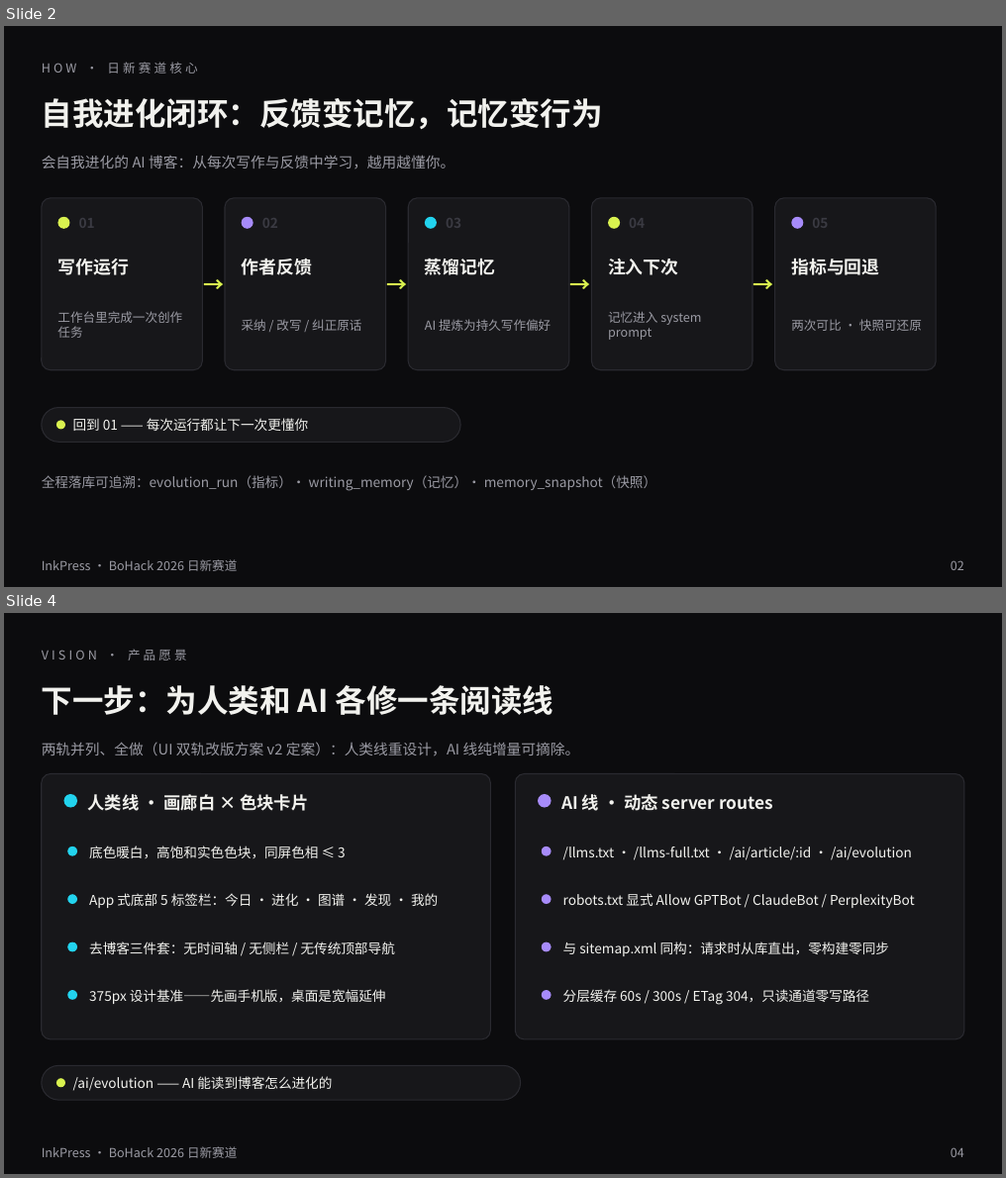
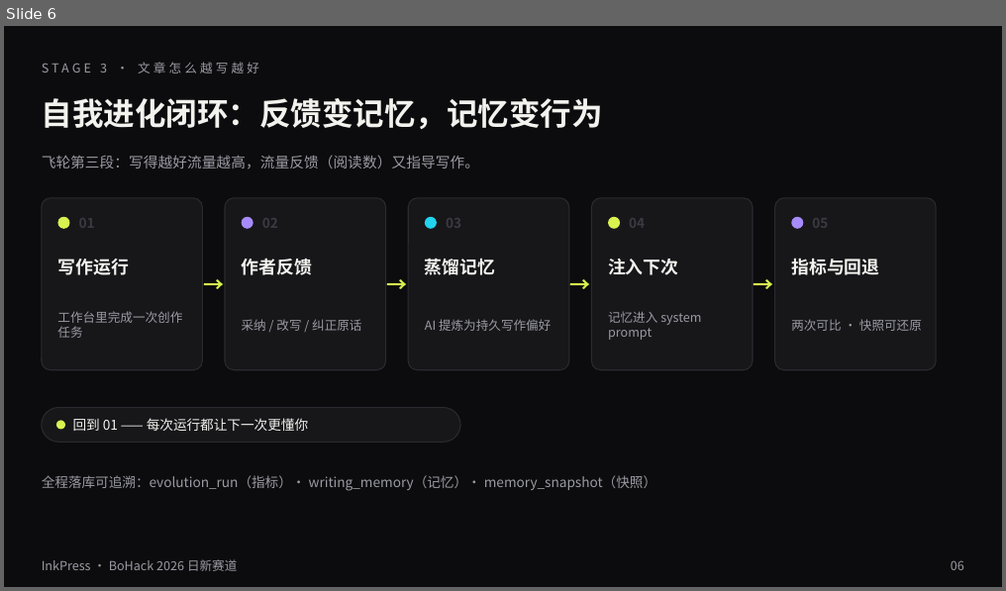
Before and after one commit to lggyx/inkpress2agent, a slide deck: docs/InkPress-BoHack2026-路演.pptx. Shown one above the other, each under a label of ours: slides 2 and 4 before the commit, slide 6 after it; the slides between them are not shown. The pictures are 1006x1178 and 1006x591 pixels, drawn with LibreOffice and Linux fonts; fonts in the diff are those of the drawing. Boxes give left, top, right and bottom in pixels: in the first picture for what was removed or moved away, otherwise in the second. Text is boxed around its words. In the diff, an @@ line names an element or a change of style, - is before the commit and + after.

Commit message:
docs(pitch): 叙事重构——内容飞轮三段闭环（Agent 生产×GEO/SEO 推流×进化）替代 UI 双轨主线，双轨/移动端降级为 roadmap 页，12 页

```diff
--- a/docs/InkPress-BoHack2026-路演.pptx
+++ b/docs/InkPress-BoHack2026-路演.pptx
@@ slide 4 removed at box(4, 613, 1002, 1174), background #0C0C0E @@
@@ text removed at box(42, 650, 187, 661) @@
-VISION · 产品愿景
@@ text removed at box(42, 685, 553, 715) @@
-下一步：为人类和 AI 各修一条阅读线
@@ text removed at box(42, 742, 580, 757) @@
-两轨并列、全做（UI 双轨改版方案 v2 定案）：人类线重设计，AI 线纯增量可摘除。
@@ rounded rectangle removed at box(42, 774, 491, 1040) @@
@@ rounded rectangle removed at box(515, 774, 964, 1040) @@
@@ ellipse removed at box(63, 794, 77, 808) @@
@@ text removed at box(88, 794, 308, 811) @@
-人类线 · 画廊白 × 色块卡片
@@ ellipse removed at box(538, 794, 551, 808) @@
@@ text removed at box(561, 794, 773, 811) @@
-AI 线 · 动态 server routes
@@ ellipse removed at box(67, 847, 77, 857) @@
@@ text removed at box(89, 846, 346, 859) @@
-底色暖白，高饱和实色色块，同屏色相 ≤ 3
@@ ellipse removed at box(542, 847, 551, 857) @@
@@ text removed at box(563, 847, 912, 861) @@
-/llms.txt · /llms-full.txt · /ai/article/:id · /ai/evolution
@@ ellipse removed at box(67, 894, 77, 904) @@
@@ text removed at box(89, 893, 438, 908) @@
-App 式底部 5 标签栏：今日 · 进化 · 图谱 · 发现 · 我的
@@ ellipse removed at box(542, 894, 551, 904) @@
@@ text removed at box(563, 893, 915, 908) @@
-robots.txt 显式 Allow GPTBot / ClaudeBot / PerplexityBot
@@ ellipse removed at box(67, 943, 77, 953) @@
@@ text removed at box(89, 942, 395, 955) @@
-去博客三件套：无时间轴 / 无侧栏 / 无传统顶部导航
@@ ellipse removed at box(542, 943, 551, 953) @@
@@ text removed at box(563, 942, 889, 957) @@
-与 sitemap.xml 同构：请求时从库直出，零构建零同步
@@ ellipse removed at box(67, 990, 77, 1000) @@
@@ text removed at box(89, 989, 386, 1004) @@
-375px 设计基准——先画手机版，桌面是宽幅延伸
@@ ellipse removed at box(542, 990, 551, 1000) @@
@@ text removed at box(563, 989, 869, 1005) @@
-分层缓存 60s / 300s / ETag 304，只读通道零写路径
@@ rounded rectangle removed at box(42, 1065, 521, 1100) @@
@@ ellipse removed at box(56, 1078, 65, 1087) @@
@@ text removed at box(73, 1076, 332, 1091) @@
-/ai/evolution —— AI 能读到博客怎么进化的
@@ text removed at box(42, 1147, 237, 1158) @@
-InkPress · BoHack 2026 日新赛道
@@ text removed at box(950, 1148, 964, 1157) @@
-04
@@ what was slide 2 is now slide 6 @@
@@ slide 6 changed as well @@
@@ text at box(42, 62, 259, 74): text changed @@
-HOW · 日新赛道核心
+STAGE 3 · 文章怎么越写越好
@@ text at box(42, 155, 479, 170): text changed @@
-会自我进化的 AI 博客：从每次写作与反馈中学习，越用越懂你。
+飞轮第三段：写得越好流量越高，流量反馈（阅读数）又指导写作。
@@ text at box(950, 561, 964, 570): text changed @@
-02
+06
```
Also in this commit, not shown: 7 other slides changed, 4 slides added, 2 other slides removed.
